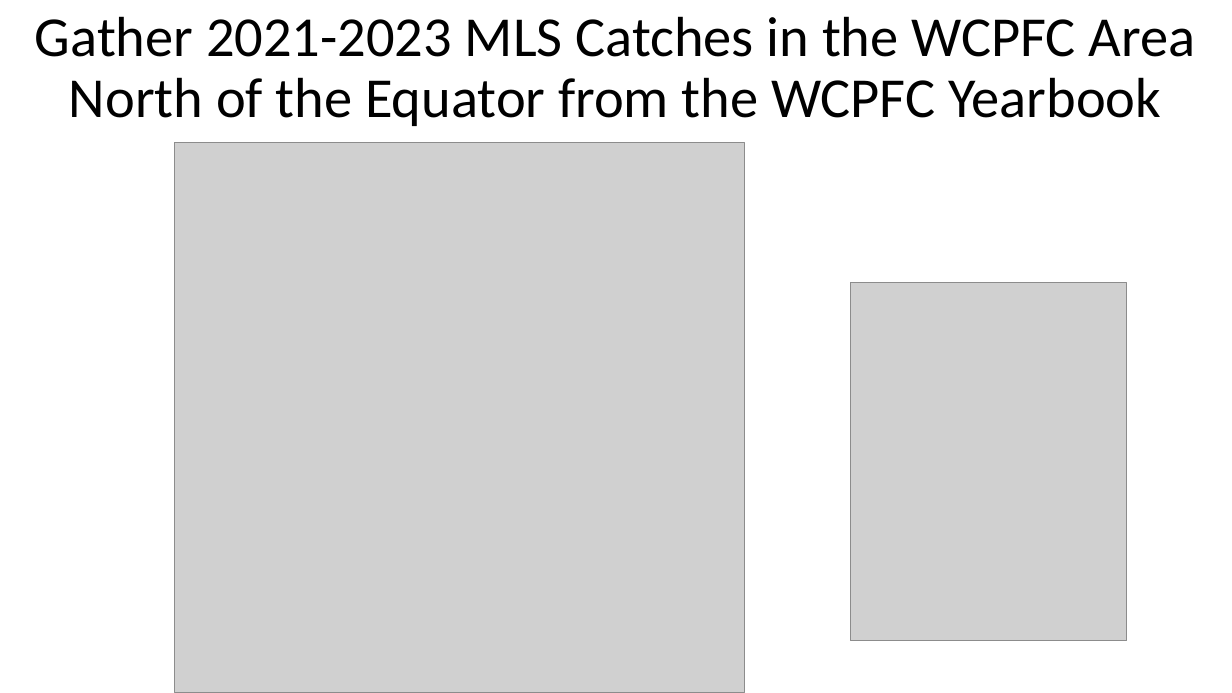
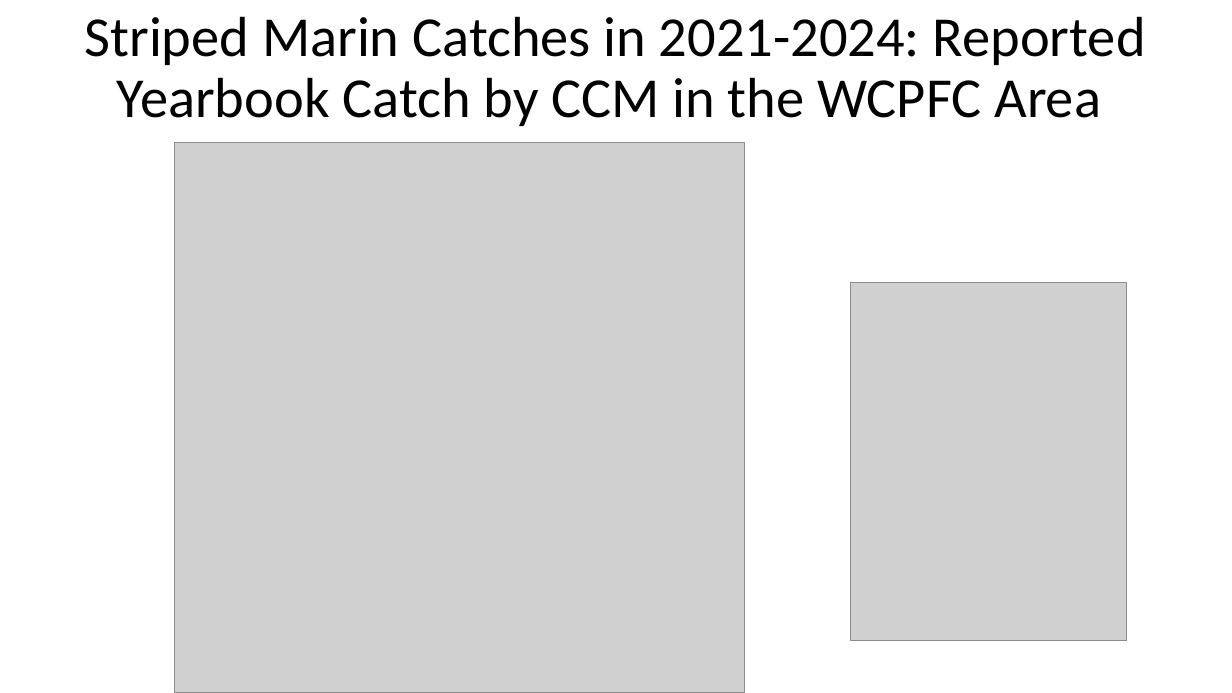
Before and after one commit to PIFSCstockassessments/2024-WCNPO-MLS-Rebuilding, a slide deck: slide 22 of 2025-MLS-projections/2025 MLS projections for CMM 24-06.pptx (slide 12 before the commit). Drawn at 1232x693 pixels with LibreOffice and Linux fonts; fonts in the diff are those of the drawing; grey boxes stand for pictures. Boxes give left, top, right and bottom in pixels: in the first picture for what was removed or moved away, otherwise in the second. Text is boxed around its words. In the diff, an @@ line names an element or a change of style, - is before the commit and + after.

```diff
--- a/2025-MLS-projections/2025 MLS projections for CMM 24-06.pptx
+++ b/2025-MLS-projections/2025 MLS projections for CMM 24-06.pptx
@@ text at bbox=[85, 16, 1146, 126]: text changed @@
-Gather 2021-2023 MLS Catches in the WCPFC Area North of the Equator from the WCPFC Yearbook
+Striped Marin Catches in 2021-2024: Reported Yearbook Catch by CCM in the WCPFC Area
```
Also in this commit, not shown: 10 other slides changed, 13 slides added, 4 slides removed, 16 other files.
